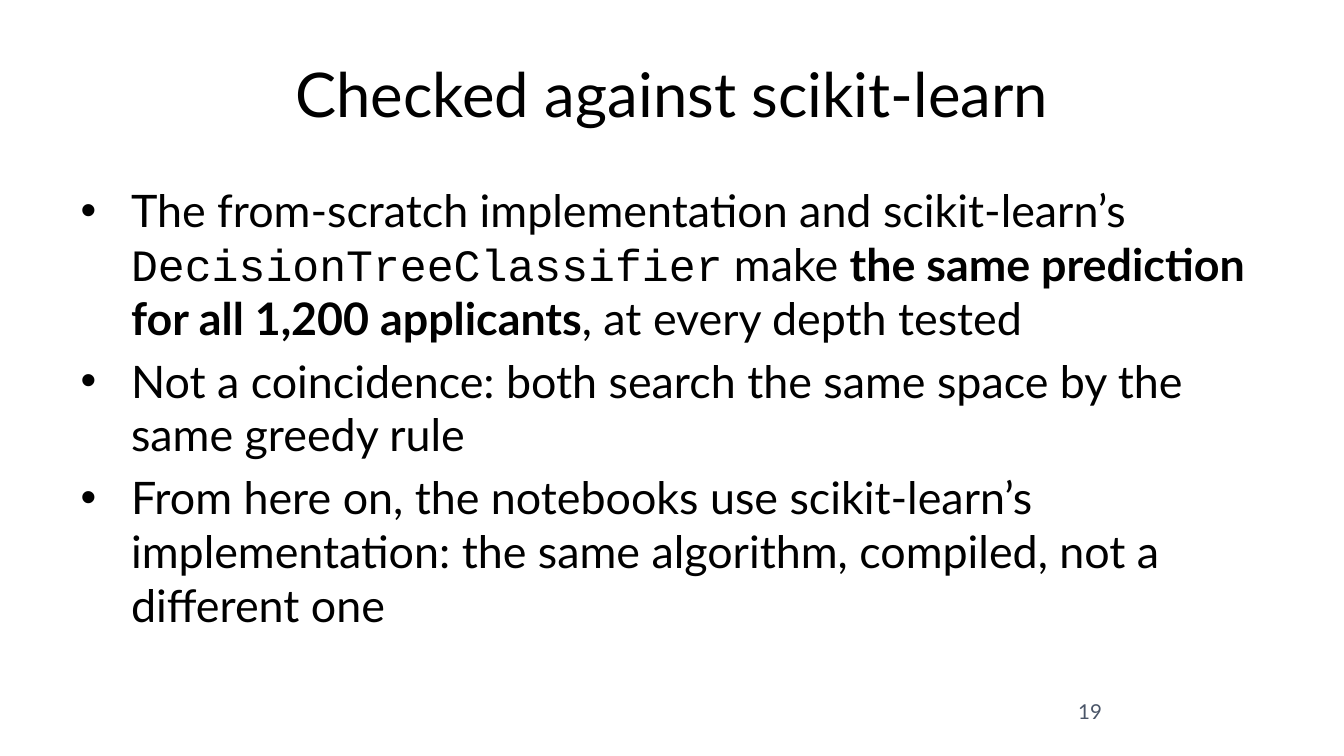
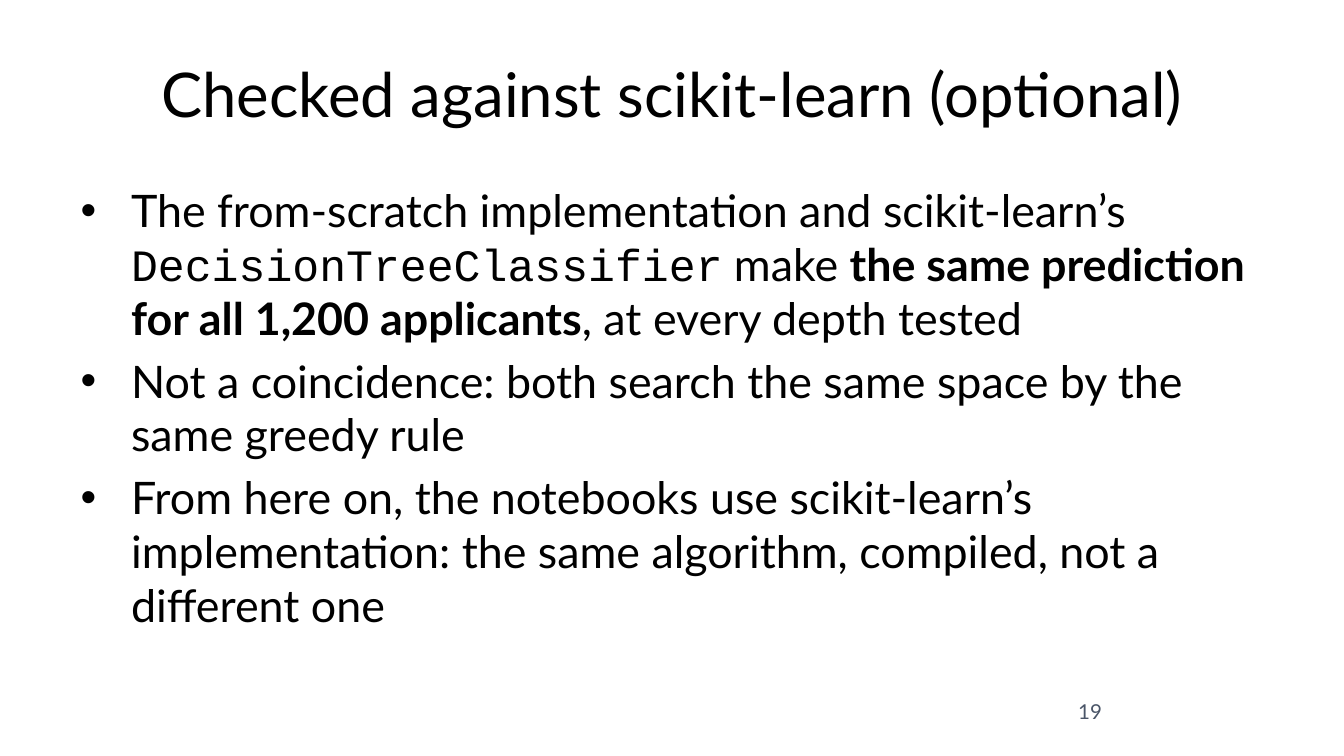
Before and after one commit to fabioantonini/technologies-for-artificial-intelligence, a slide deck: slide 19 of Lessons/07_trees_and_ensembles/Slides/trees_and_ensembles_slides.pptx. Drawn at 1344x756 pixels with LibreOffice and Linux fonts; fonts in the diff are those of the drawing; background and template pictures are left out. Boxes give left, top, right and bottom in pixels: in the first picture for what was removed or moved away, otherwise in the second. Text is boxed around its words. In the diff, an @@ line names an element or a change of style, - is before the commit and + after.

```diff
--- a/Lessons/07_trees_and_ensembles/Slides/trees_and_ensembles_slides.pptx
+++ b/Lessons/07_trees_and_ensembles/Slides/trees_and_ensembles_slides.pptx
@@ title at (161, 69, 1182, 129): text changed @@
-Checked against scikit-learn
+Checked against scikit-learn (optional)
```
Also in this commit, not shown: 24 other slides changed, 4 slides added, 17 other files.
